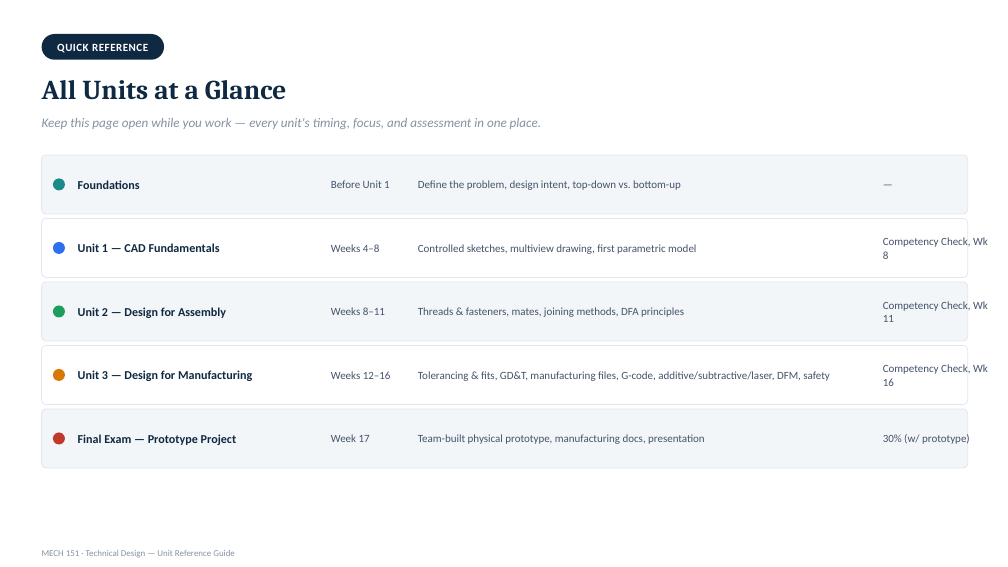
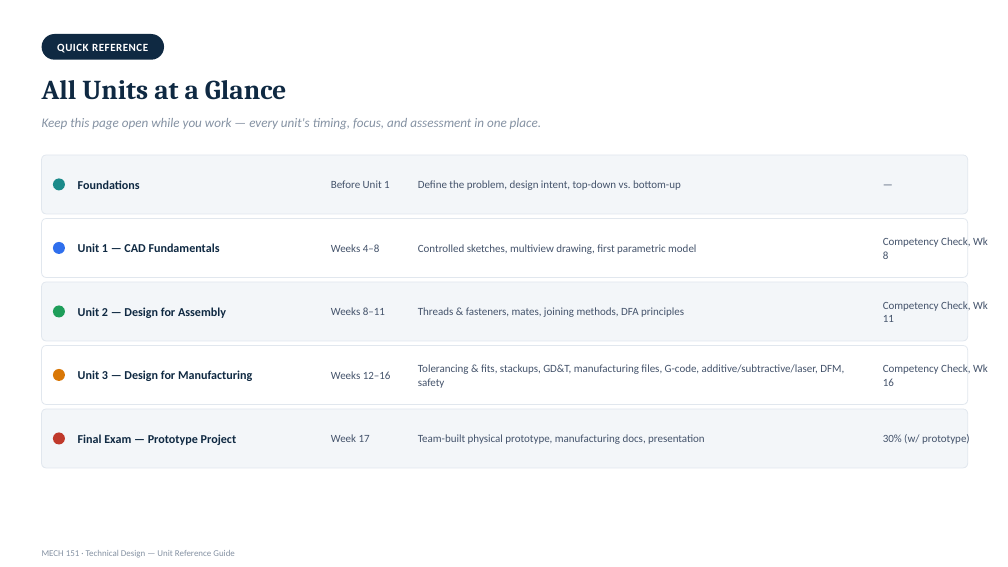
Before and after one commit to kainanis808/kainanis808.github.io, a slide deck: slide 55 of MECH151_techDesign/slideDeck/MECH151_Unit_Reference_Deck.pptx (slide 53 before the commit). Drawn at 1008x567 pixels with LibreOffice and Linux fonts; fonts in the diff are those of the drawing. Boxes give left, top, right and bottom in pixels: in the first picture for what was removed or moved away, otherwise in the second. Text is boxed around its words. In the diff, an @@ line names an element or a change of style, - is before the commit and + after.

```diff
--- a/MECH151_techDesign/slideDeck/MECH151_Unit_Reference_Deck.pptx
+++ b/MECH151_techDesign/slideDeck/MECH151_Unit_Reference_Deck.pptx
@@ text at (418,364,844,388): text changed @@
-Tolerancing & fits, GD&T, manufacturing files, G-code, additive/subtractive/laser, DFM, safety
+Tolerancing & fits, stackups, GD&T, manufacturing files, G-code, additive/subtractive/laser, DFM, safety
```
Also in this commit, not shown: 2 slides added, 6 other files.
